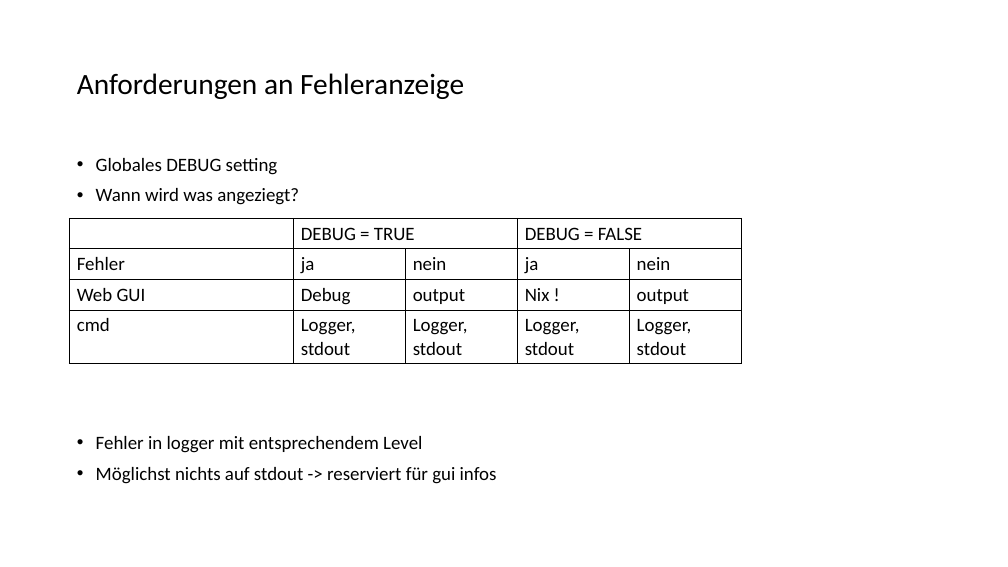
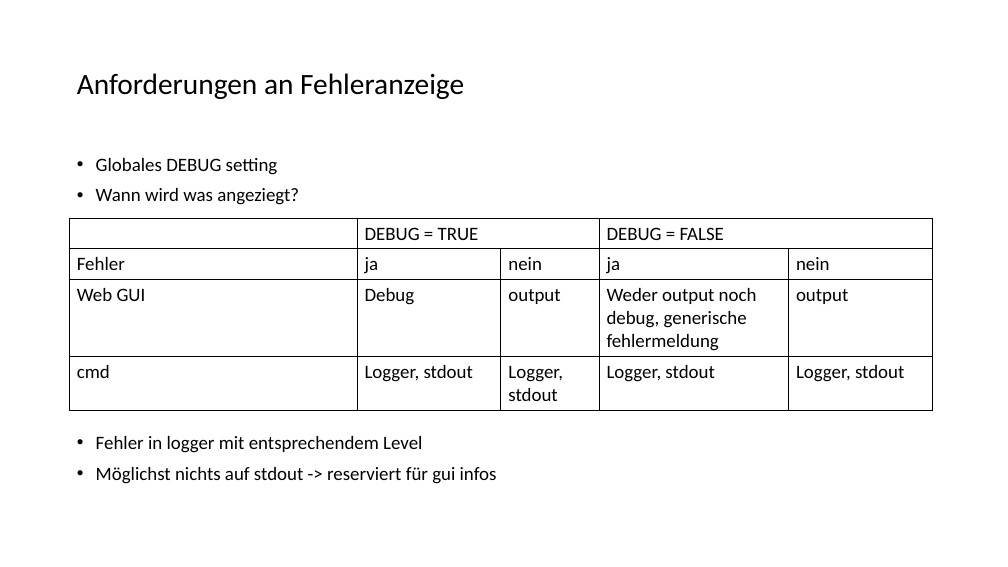
Before and after one commit to ackrep-org/ackrep_core, a slide deck: slide 1 of doc/devdoc/Anforderungen an Fehleranzeige.pptx. Drawn at 1008x567 pixels with LibreOffice and Linux fonts; fonts in the diff are those of the drawing. Boxes give left, top, right and bottom in pixels: in the first picture for what was removed or moved away, otherwise in the second. Text is boxed around its words. In the diff, an @@ line names an element or a change of style, - is before the commit and + after.

```diff
--- a/doc/devdoc/Anforderungen an Fehleranzeige.pptx
+++ b/doc/devdoc/Anforderungen an Fehleranzeige.pptx
@@ table at <box>70,219,933,408</box> @@
-row 3, column 4: Nix !
+row 3, column 4: Weder output noch debug, generische fehlermeldung
@@ table: place and size @@
-table at <box>70,219,741,363</box>
+table at <box>70,219,933,408</box>
```
Also in this commit, not shown: 2 other slides changed, 3 other files.
